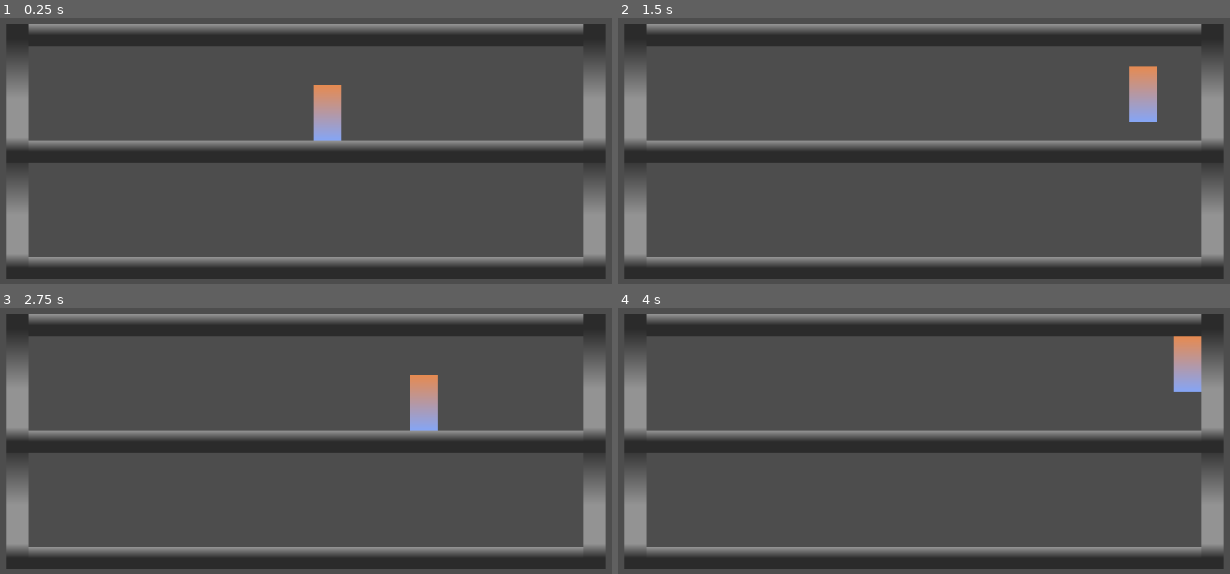
Above: before the commit, frames 1-4 (two rows, left to right).
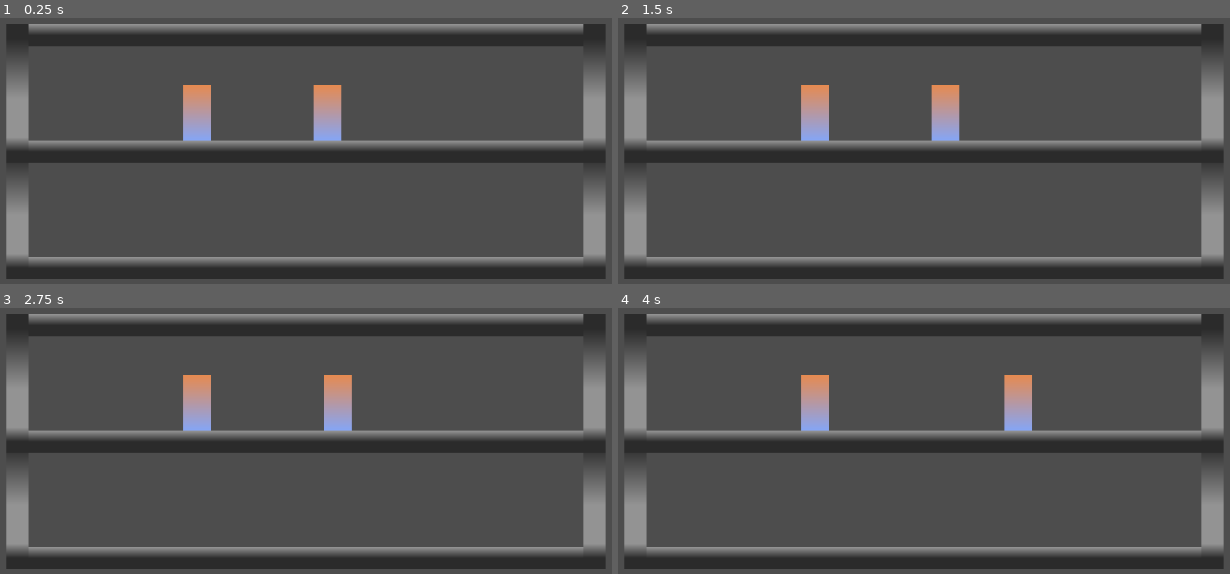
Above: after the commit, the same moments.

Repository: Lambosaurus/wildjam-mutation
Game: Godot game, scene res://main/main.tscn
The game is run twice, just before and just after one commit, with the same random seed, the same clock (stepped at 60 frames per second) and the same inputs.
Inputs:
- Up to frame 1 (0.25 s): no input
- Up to frame 2 (1.5 s): tap Enter (ui_accept) at 0.5, 0.6, 0.77, 1.07, 1.35 s; hold Right (ui_right) from 0.53 s (still down)
- Up to frame 3 (2.75 s): tap Enter (ui_accept) at 1.52, 1.82, 2.1 s; release Right (ui_right) at 2.03 s; hold Left (ui_left) from 2.03 s (still down)
- Up to frame 4 (4 s): release Left (ui_left) at 2.78 s; hold Right (ui_right) from 2.78 s (still down); tap Enter (ui_accept) at 2.85, 3.02, 3.32, 3.6, 3.77 s

The runs differ from the first frame. In frame 1, 1.0% of the frame differs, in the area x 29-35%, y 25-47%; in frame 2, 2.9%, in the area x 29-89%, y 18-47%; in frame 3, 2.9%; in frame 4, 2.9%.

Commit message:
Add human idle behavior

Diff:
--- a/creatures/human/human.gd
+++ b/creatures/human/human.gd
@@ -1,25 +1,39 @@
 extends CharacterBody2D
 
+enum HumanState { idle, walk, run }
+enum Direction { left, right }
 
-const SPEED = 300.0
-const JUMP_VELOCITY = -400.0
+const WALK_SPEED = 100.0
+const RUN_SPEED = 200.0
 
+var state = HumanState.idle;
+var state_timeout = 0
+var direction = Direction.right
+
+func pick_new_state() -> void:
+	state_timeout = randf_range(0.5, 3)
+	state = randi_range(HumanState.idle, HumanState.walk)
+	direction = randi_range(Direction.left, Direction.right)
+
+func direction_to_vector(dir: Direction, scalar: float = 1.0) -> float:
+	return scalar if dir == Direction.right else -scalar
+
+func _process(delta: float) -> void:
+	state_timeout -= delta
+	if (state_timeout < 0):
+		pick_new_state()
 
 func _physics_process(delta: float) -> void:
 	# Add the gravity.
 	if not is_on_floor():
 		velocity += get_gravity() * delta
 
-	# Handle jump.
-	if Input.is_action_just_pressed("ui_accept") and is_on_floor():
-		velocity.y = JUMP_VELOCITY
+	var x_speed = 0
+	if (state == HumanState.walk):
+		x_speed = direction_to_vector(direction, WALK_SPEED)
+	elif (state == HumanState.run):
+		x_speed = direction_to_vector(direction, RUN_SPEED)
 
-	# Get the input direction and handle the movement/deceleration.asdqwe
-	# As good practice, you should replace UI actions with custom gameplay actions.
-	var direction := Input.get_axis("ui_left", "ui_right")
-	if direction:
-		velocity.x = direction * SPEED
-	else:
-		velocity.x = move_toward(velocity.x, 0, SPEED)
+	velocity.x = move_toward(velocity.x, x_speed, RUN_SPEED)
 
 	move_and_slide()
--- a/main/main.tscn
+++ b/main/main.tscn
@@ -8,5 +8,8 @@
 [node name="Building" parent="." unique_id=310968372 instance=ExtResource("1_53q0u")]
 position = Vector2(149, 273)
 
-[node name="Human" parent="." unique_id=582856251 instance=ExtResource("2_pjrb6")]
+[node name="Human1" parent="." unique_id=582856251 instance=ExtResource("2_pjrb6")]
 position = Vector2(612, 392)
+
+[node name="Human2" parent="." unique_id=1906732542 instance=ExtResource("2_pjrb6")]
+position = Vector2(424, 378)
Not shown, added: creatures/human/human.gd.uid
Not shown: 1 places in creatures/human/human.tscn that only renumber resources
